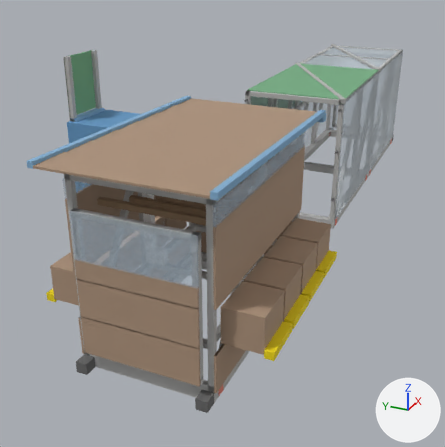
Two versions of the glTF model gallinero_separado.gltf, one commit apart.
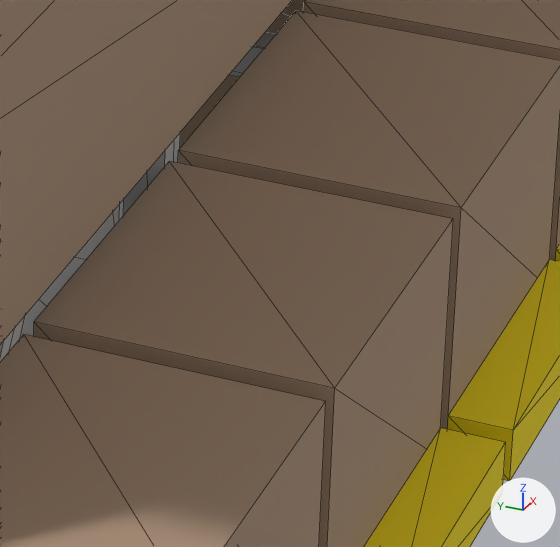
The first picture shows the older version from a 50 mm lens placed at (-6.41, -2.2, 3.24), pointed at (-0.01, 0.68, 0.04). The close-ups show the older and then the newer version on the part from 54% to 71% of the width and 53% to 70% of the height of that picture. Only the edits that show in the close-ups are written down. Arrows for +X, +Y and +Z are at lower right; the lights stay in place. The close-ups show mesh edges as thin lines.

Objects in the first close-up: 'Dispositivos__pvc_blanco', 'Estructura__gris_plastimadera', 'Forro__cafe_plastimadera', 'Nidos__cafe_plastimadera', 'Nidos__cajon_amarillo'.
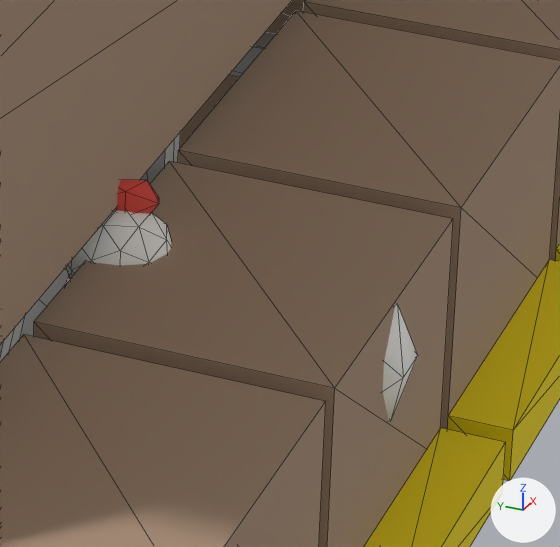
The change, as a diff of the scene's bpy script:
```diff
--- a/gallinero_separado.gltf.py
+++ b/gallinero_separado.gltf.py
@@ mat_gallinas__blanca @@
+mat_gallinas__blanca = principled_material('Gallinas__blanca')
+mat_gallinas__blanca.base_color = (0.93, 0.92, 0.88)  # white #f7f6f1
+mat_gallinas__blanca.roughness = 0.9
@@ mat_gallinas__pico_amarillo @@
+mat_gallinas__pico_amarillo = principled_material('Gallinas__pico_amarillo')
+mat_gallinas__pico_amarillo.base_color = (0.95, 0.7, 0.1)  # yellow #f9da59
+mat_gallinas__pico_amarillo.roughness = 0.9
@@ mat_gallinas__cresta_roja @@
+mat_gallinas__cresta_roja = principled_material('Gallinas__cresta_roja')
+mat_gallinas__cresta_roja.base_color = (0.8, 0.08, 0.06)  # red #e75045
+mat_gallinas__cresta_roja.roughness = 0.9
@@ me_gallina_cuerpo_blanca @@
+me_gallina_cuerpo_blanca.from_pydata(...)  # an icosphere of 80 faces spanning x -0.17..0.17, y -0.11..0.11, z 0.12..0.38; an icosphere of 20 faces spanning x -0.201..-0.099, y -0.043..0.043, z 0.263..0.417
+me_gallina_cuerpo_blanca.materials.append(mat_gallinas__blanca)  # white #f7f6f1
@@ me_gallina_cabeza_blanca @@
+me_gallina_cabeza_blanca.from_pydata(...)  # an icosphere of 80 faces spanning x -0.065..0.065, y -0.06..0.06, z -0.07..0.07, material slot 0; an icosphere of 20 faces spanning x -0.043..0.033, y -0.01..0.01, z 0.049..0.101, material slot 1; an icosphere of 20 faces spanning x 0.028..0.062, y -0.009..0.009, z -0.061..-0.019, material slot 1; a 6-sided cone pointing to -y spanning x 0.036..0.074, y -0.05..0.0, z -0.022..0.022, material slot 2
+me_gallina_cabeza_blanca.materials.append(mat_gallinas__blanca)  # white #f7f6f1
+me_gallina_cabeza_blanca.materials.append(mat_gallinas__cresta_roja)  # red #e75045
+me_gallina_cabeza_blanca.materials.append(mat_gallinas__pico_amarillo)  # yellow #f9da59
@@ ob_gallina_11_cabeza @@
+ob_gallina_11_cabeza = bpy.data.objects.new('Gallina_11_cabeza', me_gallina_cabeza_blanca)
+ob_gallina_11_cabeza.parent = ob_gallina_11_cuerpo
+ob_gallina_11_cabeza.location = (0.15, 0.0, 0.4)
+ob_gallina_11_cabeza.rotation_euler = (0.0, 0.0, 0.368)  # degrees (0, 0, 21)
@@ ob_gallina_11_cuerpo @@
+ob_gallina_11_cuerpo = bpy.data.objects.new('Gallina_11_cuerpo', me_gallina_cuerpo_blanca)
+ob_gallina_11_cuerpo.parent = ob_gallina_11
+ob_gallina_11_cuerpo.location = (0.0, 0.0, 0.0)
@@ ob_gallina_11 @@
+ob_gallina_11 = bpy.data.objects.new('Gallina_11', None)
+ob_gallina_11.location = (-2.22, -0.77, 0.38)
+ob_gallina_11.rotation_euler = (0.0, 0.0, 1.571)  # degrees (0, 0, 90)
```

Location of each change, [x1, y1, x2, y2] in pixels of the close-ups (560 x 547 px):
'Gallina_11_cabeza', added: after [65, 180, 171, 284]
    faces in mat_gallinas__blanca (white #f7f6f1): [66, 210, 171, 279]
    faces in mat_gallinas__cresta_roja (red #e75045): [65, 180, 159, 284]
'Gallina_11_cuerpo', added: after [383, 303, 418, 422]
